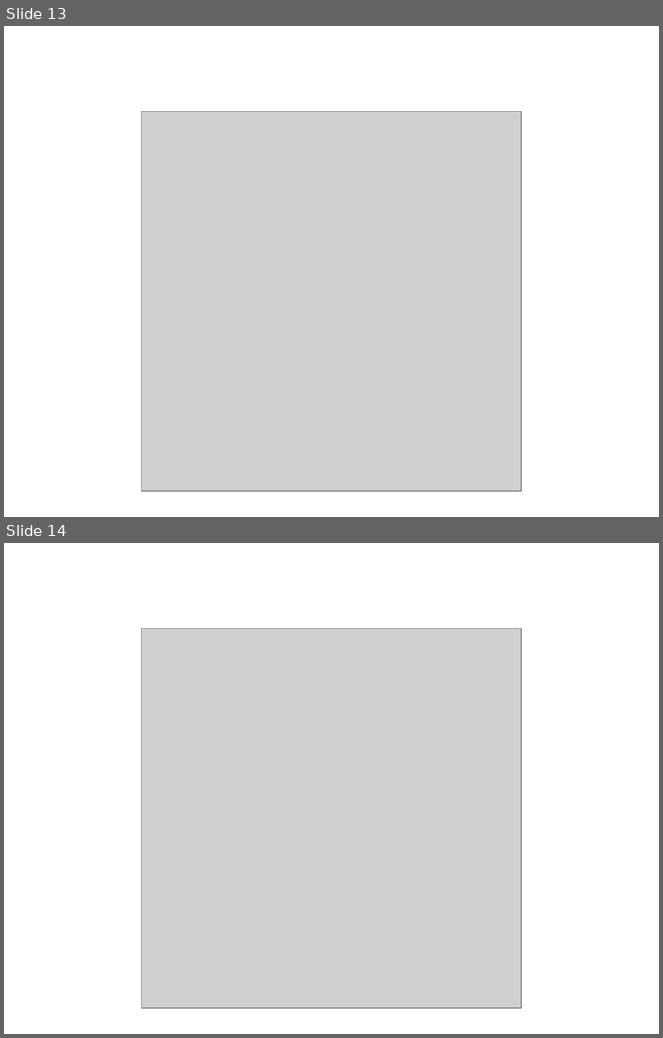
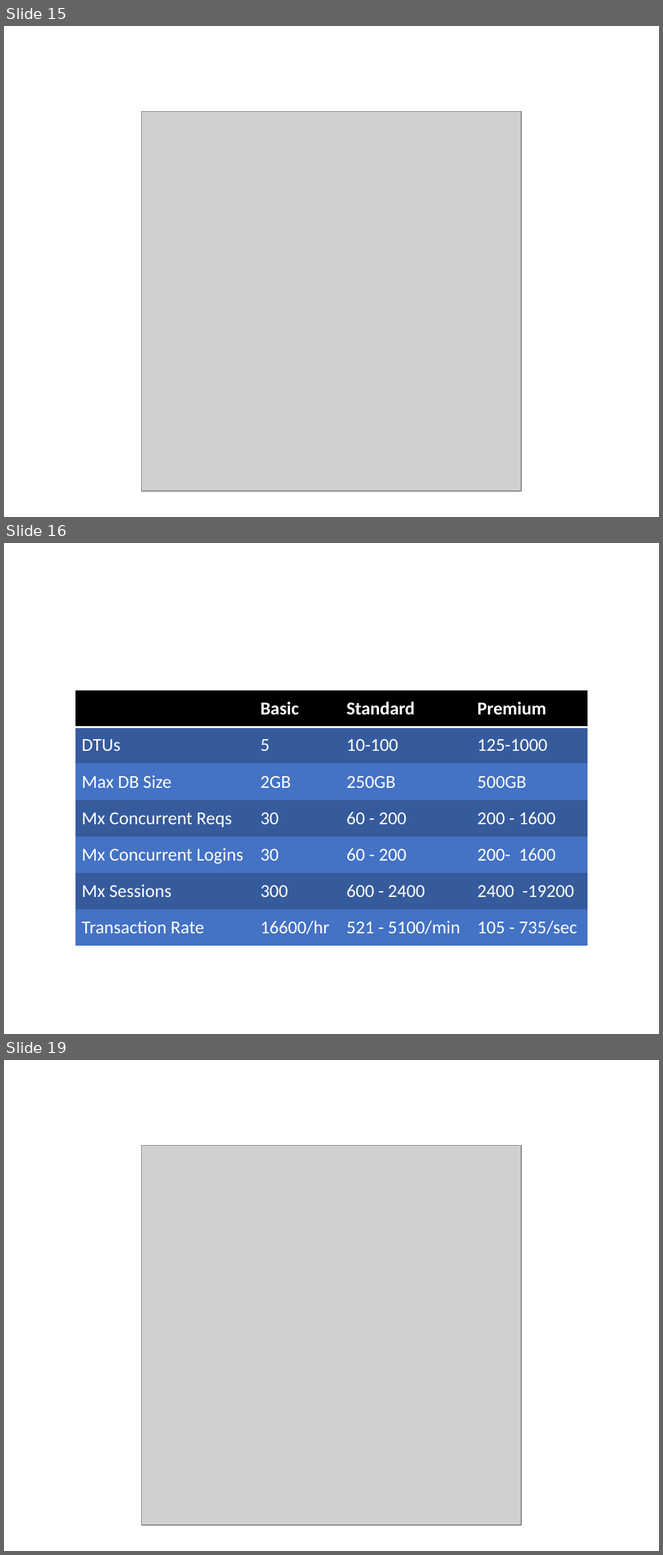
Before and after one commit to ritasker/Presentations-Archive, a slide deck: Current/Azure The Good Parts Web Apps/AzureTheGoodParts-WebApps.pptx. Shown one above the other, each under a label of ours: slides 13 and 14 before the commit, slides 15, 16 and 19 after it; the slides between them are not shown. The pictures are 663x1038 and 663x1555 pixels, drawn with LibreOffice and Linux fonts; fonts in the diff are those of the drawing; grey boxes stand for pictures; background and template pictures are left out. Boxes give left, top, right and bottom in pixels: in the first picture for what was removed or moved away, otherwise in the second. Text is boxed around its words. In the diff, an @@ line names an element or a change of style, - is before the commit and + after.

```diff
--- a/Current/Azure The Good Parts Web Apps/AzureTheGoodParts-WebApps.pptx
+++ b/Current/Azure The Good Parts Web Apps/AzureTheGoodParts-WebApps.pptx
@@ slide 16 added at (4,543,659,1034), background picture (left out) @@
@@ table added at (76,691,588,946), 7 rows, 4 columns @@
+ | Basic | Standard | Premium
+DTUs | 5 | 10-100 | 125-1000
+Max DB Size | 2GB | 250GB | 500GB
+Mx Concurrent Reqs | 30 | 60 - 200 | 200 - 1600
+Mx Concurrent Logins | 30 | 60 - 200 | 200- 1600
+Mx Sessions | 300 | 600 - 2400 | 2400 -19200
+Transaction Rate | 16600/hr | 521 - 5100/min | 105 - 735/sec
@@ what was slide 13 is now slide 15 @@
@@ what was slide 14 is now slide 19 @@
```
Also in this commit, not shown: 5 other slides added.
